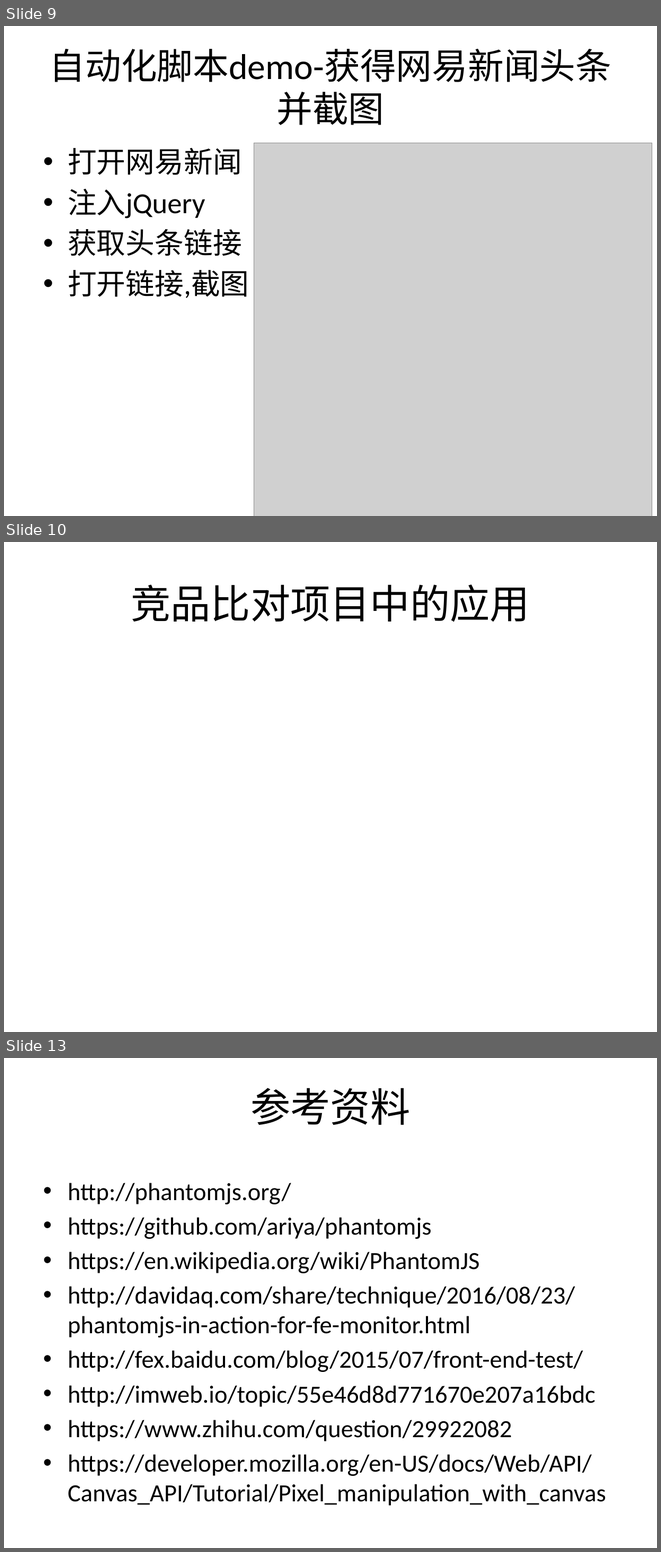
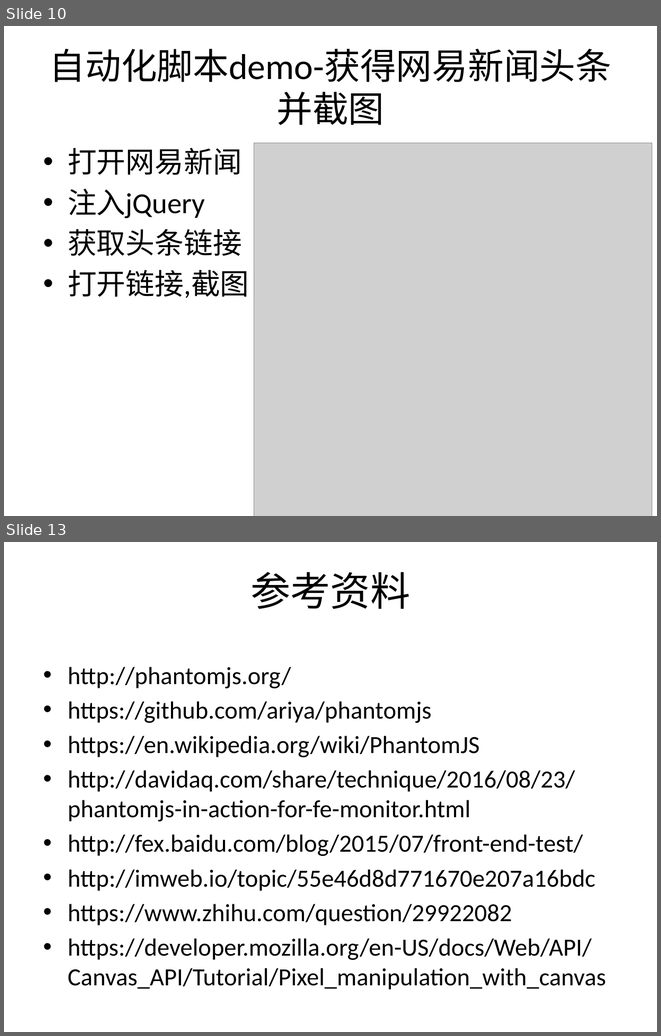
Before and after one commit to zcs19871221/mydoc, a slide deck: phantomJs介绍-张成思.pptx. Shown one above the other, each under a label of ours: slides 9, 10 and 13 before the commit, slides 10 and 13 after it; the slides between them are not shown. The pictures are 661x1552 and 661x1036 pixels, drawn with LibreOffice and Linux fonts; fonts in the diff are those of the drawing; grey boxes stand for pictures. Boxes give left, top, right and bottom in pixels: in the first picture for what was removed or moved away, otherwise in the second. Text is boxed around its words. In the diff, an @@ line names an element or a change of style, - is before the commit and + after.

```diff
--- a/phantomJs介绍-张成思.pptx
+++ b/phantomJs介绍-张成思.pptx
@@ slide 10 removed at [4,542,657,1032], background #FFFFFF @@
@@ title removed at [131,584,530,622] @@
-竞品比对项目中的应用
@@ what was slide 9 is now slide 10 @@
```
Also in this commit, not shown: 7 slides changed, 2 slides added, 1 other slide removed, 1 other file.
